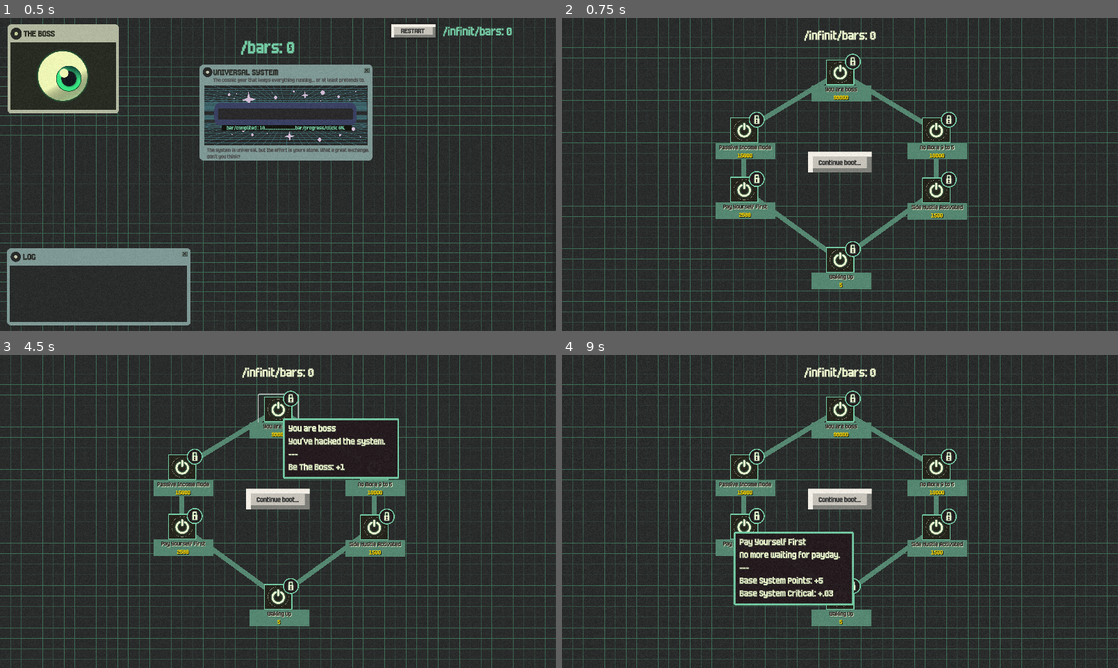
Above: before the commit, frames 1-4 (two rows, left to right).
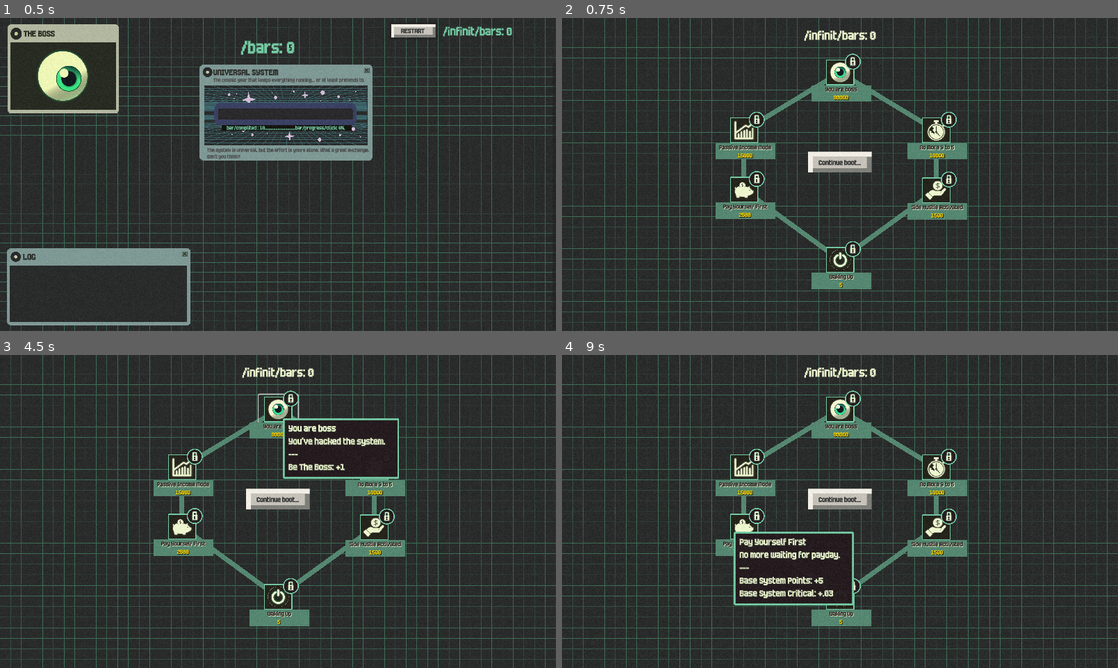
Above: after the commit, the same moments.

Repository: Dilumo/micro-clicker_game
Game: Godot game, scene res://Scenes/gameplay.tscn
The game is run twice, just before and just after one commit, with the same random seed, the same clock (stepped at 60 frames per second) and the same inputs. This scene is started directly instead of the project's main scene. Sound files missing from this copy of the repository are replaced by a short silence.
Inputs (mouse positions are in pixels of both pictures, inside the frame that each line leads up to):
- Up to frame 1 (0.5 s): no input
- Up to frame 2 (0.75 s): click "RESTART" at 0.5 s
- Up to frame 3 (4.5 s): click "Continue boot..." at 1.25 s; click "RESTART" at 2 s; click "Continue boot..." at 2.75 s; click "RESTART" at 3.5 s; click (278, 414) at 4.27 s
- Up to frame 4 (9 s): click (840, 414) at 5.02 s; click (840, 414) at 5.77 s; click "Continue boot..." at 6.5 s; click "RESTART" at 7.25 s; tap Enter at 8 s; move the mouse to (962, 495) at 8.02 s; tap Space at 8.75 s; move the mouse to (728, 527) at 8.77 s

Frame 1 is identical in both runs. In frame 2, 0.7% of the frame differs, in the area x 30-70%, y 14-59%; in frame 3, 0.5%; in frame 4, 0.7%.

Commit message:
new icons for reset upgrades

Diff:
--- a/Data/reset_upgrades/no_more.tres
+++ b/Data/reset_upgrades/no_more.tres
@@ -1,6 +1,6 @@
 [gd_resource type="Resource" script_class="ResetUpgradeData" load_steps=4 format=3 uid="uid://cp5rylo08tke1"]
 
-[ext_resource type="Texture2D" uid="uid://cnphy7rxp0u2" path="res://Assets/Sprites/rest_upgrades/upgrades/turn_on_conscience.png" id="1_y8b0u"]
+[ext_resource type="Texture2D" uid="uid://cof42ioycjatj" path="res://Assets/Sprites/rest_upgrades/upgrades/no_more.png" id="1_t2j26"]
 [ext_resource type="Script" path="res://Scripts/reset_upgrade_data.gd" id="2_88qq3"]
 [ext_resource type="Resource" uid="uid://sofvywxf1toi" path="res://Data/reset_upgrades/side_hustle_activated.tres" id="3_nbmer"]
 
@@ -9,7 +9,7 @@
 name = "No More 9 to 5"
 description = "You're done with the rat race!"
 cost = 10000
-icon = ExtResource("1_y8b0u")
+icon = ExtResource("1_t2j26")
 prerequisites = Array[ExtResource("2_88qq3")]([ExtResource("3_nbmer")])
 effects = Array[Dictionary]([{
 "type": "permanent_main_bar_speed",
--- a/Data/reset_upgrades/passive_income_mode.tres
+++ b/Data/reset_upgrades/passive_income_mode.tres
@@ -1,6 +1,6 @@
 [gd_resource type="Resource" script_class="ResetUpgradeData" load_steps=4 format=3 uid="uid://d0qacjox4byw1"]
 
-[ext_resource type="Texture2D" uid="uid://cnphy7rxp0u2" path="res://Assets/Sprites/rest_upgrades/upgrades/turn_on_conscience.png" id="1_mnbdm"]
+[ext_resource type="Texture2D" uid="uid://e4fl1ovh381y" path="res://Assets/Sprites/rest_upgrades/upgrades/passive_income_mode.png" id="1_o15tg"]
 [ext_resource type="Script" path="res://Scripts/reset_upgrade_data.gd" id="2_2j51k"]
 [ext_resource type="Resource" uid="uid://bqt25xvhwypvo" path="res://Data/reset_upgrades/pay_yourself_first.tres" id="3_3l0qd"]
 
@@ -9,7 +9,7 @@
 name = "Passive Income Mode"
 description = "Your money works for you."
 cost = 15000
-icon = ExtResource("1_mnbdm")
+icon = ExtResource("1_o15tg")
 prerequisites = Array[ExtResource("2_2j51k")]([ExtResource("3_3l0qd")])
 effects = Array[Dictionary]([{
 "type": "permanent_main_bar_points",
--- a/Data/reset_upgrades/pay_yourself_first.tres
+++ b/Data/reset_upgrades/pay_yourself_first.tres
@@ -1,6 +1,6 @@
 [gd_resource type="Resource" script_class="ResetUpgradeData" load_steps=4 format=3 uid="uid://bqt25xvhwypvo"]
 
-[ext_resource type="Texture2D" uid="uid://cnphy7rxp0u2" path="res://Assets/Sprites/rest_upgrades/upgrades/turn_on_conscience.png" id="1_m24je"]
+[ext_resource type="Texture2D" uid="uid://dif6kholgqxje" path="res://Assets/Sprites/rest_upgrades/upgrades/pay_youself_first.png" id="1_60hfu"]
 [ext_resource type="Script" path="res://Scripts/reset_upgrade_data.gd" id="2_3alqb"]
 [ext_resource type="Resource" uid="uid://gqk8xewl0vnd" path="res://Data/reset_upgrades/waking_up.tres" id="3_vk8gh"]
 
@@ -9,7 +9,7 @@
 name = "Pay Yourself First"
 description = "No more waiting for payday."
 cost = 2500
-icon = ExtResource("1_m24je")
+icon = ExtResource("1_60hfu")
 prerequisites = Array[ExtResource("2_3alqb")]([ExtResource("3_vk8gh")])
 effects = Array[Dictionary]([{
 "type": "permanent_main_bar_points",
--- a/Data/reset_upgrades/side_hustle_activated.tres
+++ b/Data/reset_upgrades/side_hustle_activated.tres
@@ -1,6 +1,6 @@
 [gd_resource type="Resource" script_class="ResetUpgradeData" load_steps=4 format=3 uid="uid://sofvywxf1toi"]
 
-[ext_resource type="Texture2D" uid="uid://cnphy7rxp0u2" path="res://Assets/Sprites/rest_upgrades/upgrades/turn_on_conscience.png" id="1_awh31"]
+[ext_resource type="Texture2D" uid="uid://bjropholffh37" path="res://Assets/Sprites/rest_upgrades/upgrades/side_hustle_activated.png" id="1_xwajd"]
 [ext_resource type="Script" path="res://Scripts/reset_upgrade_data.gd" id="2_sw4ib"]
 [ext_resource type="Resource" uid="uid://gqk8xewl0vnd" path="res://Data/reset_upgrades/waking_up.tres" id="3_e2gh6"]
 
@@ -9,7 +9,7 @@
 name = "Side Hustle Activated"
 description = "You got a little something on the side."
 cost = 1500
-icon = ExtResource("1_awh31")
+icon = ExtResource("1_xwajd")
 prerequisites = Array[ExtResource("2_sw4ib")]([ExtResource("3_e2gh6")])
 effects = Array[Dictionary]([{
 "type": "permanent_main_bar_speed",
--- a/Data/reset_upgrades/you_are_boss.tres
+++ b/Data/reset_upgrades/you_are_boss.tres
@@ -1,6 +1,6 @@
 [gd_resource type="Resource" script_class="ResetUpgradeData" load_steps=5 format=3 uid="uid://cr8cmvyp7ftj6"]
 
-[ext_resource type="Texture2D" uid="uid://cnphy7rxp0u2" path="res://Assets/Sprites/rest_upgrades/upgrades/turn_on_conscience.png" id="1_doh86"]
+[ext_resource type="Texture2D" uid="uid://d2p0ekrkk8chk" path="res://Assets/Sprites/rest_upgrades/upgrades/you_are_the_boss.png" id="1_6i1p5"]
 [ext_resource type="Script" path="res://Scripts/reset_upgrade_data.gd" id="3_6v0h7"]
 [ext_resource type="Resource" uid="uid://cp5rylo08tke1" path="res://Data/reset_upgrades/no_more.tres" id="3_845yh"]
 [ext_resource type="Resource" uid="uid://d0qacjox4byw1" path="res://Data/reset_upgrades/passive_income_mode.tres" id="4_ud6a3"]
@@ -10,7 +10,7 @@
 name = "You are boss"
 description = "You've hacked the system."
 cost = 80000
-icon = ExtResource("1_doh86")
+icon = ExtResource("1_6i1p5")
 prerequisites = Array[ExtResource("3_6v0h7")]([ExtResource("3_845yh"), ExtResource("4_ud6a3")])
 effects = Array[Dictionary]([{
 "type": "the_boss",
--- a/Scripts/LogSystem.gd
+++ b/Scripts/LogSystem.gd
@@ -37,7 +37,8 @@
 		var tween = create_tween()
 		tween.tween_property(message_instance, "modulate:a", 1, 0.5)
 
-		system_song.play()
+		if message_type != "boss":
+			system_song.play()
 
 		# Adiciona a nova mensagem ao container no início (topo)
 		log_container.call_deferred("add_child", message_instance)
--- a/Scripts/base_boss.gd
+++ b/Scripts/base_boss.gd
@@ -22,10 +22,9 @@
 var initial_iris_position: Vector2  # Posição inicial da íris
 
 func _ready():
-	# Salva as posições iniciais do olho e da íris
+	randomize()  # Define uma semente aleatória para o gerador de números
 	initial_eye_position = eye_base.global_position
 	initial_iris_position = iris.global_position
-	# Define o primeiro tempo de pausa aleatório
 	next_pause_time = randf_range(stop_interval_min, stop_interval_max)
 
 func _process(delta):
@@ -78,8 +77,10 @@
 
 	# Envia a notificação com uma mensagem aleatória (se houver mensagens configuradas)
 	if messages.size() > 0:
-		var message = messages[randi() % messages.size()]
+		var index = randi_range(0, messages.size() - 1)
+		var message = messages[index]
 		NotificationSystem.notify("The Boss", message, "boss")
+
 
 	# Espera um tempo e volta ao normal
 	await get_tree().create_timer(shake_duration + 0.5).timeout
--- a/icon.svg
+++ /dev/null
@@ -1 +0,0 @@
-<svg xmlns="http://www.w3.org/2000/svg" width="128" height="128"><rect width="124" height="124" x="2" y="2" fill="#363d52" stroke="#212532" stroke-width="4" rx="14"/><g fill="#fff" transform="translate(12.322 12.322)scale(.101)"><path d="M105 673v33q407 354 814 0v-33z"/><path fill="#478cbf" d="m105 673 152 14q12 1 15 14l4 67 132 10 8-61q2-11 15-15h162q13 4 15 15l8 61 132-10 4-67q3-13 15-14l152-14V427q30-39 56-81-35-59-83-108-43 20-82 47-40-37-88-64 7-51 8-102-59-28-123-42-26 43-46 89-49-7-98 0-20-46-46-89-64 14-123 42 1 51 8 102-48 27-88 64-39-27-82-47-48 49-83 108 26 42 56 81zm0 33v39c0 276 813 276 814 0v-39l-134 12-5 69q-2 10-14 13l-162 11q-12 0-16-11l-10-65H446l-10 65q-4 11-16 11l-162-11q-12-3-14-13l-5-69z"/><path d="M483 600c0 34 58 34 58 0v-86c0-34-58-34-58 0z"/><circle cx="725" cy="526" r="90"/><circle cx="299" cy="526" r="90"/></g><g fill="#414042" transform="translate(12.322 12.322)scale(.101)"><circle cx="307" cy="532" r="60"/><circle cx="717" cy="532" r="60"/></g></svg>
--- a/project.godot
+++ b/project.godot
@@ -13,7 +13,7 @@
 config/name="micro-clicker"
 run/main_scene="res://Scenes/logo_screen.tscn"
 config/features=PackedStringArray("4.3", "Forward Plus")
-config/icon="res://icon.svg"
+config/icon="res://icon.png"
 
 [autoload]
 
Binary file added: Assets/Sprites/rest_upgrades/upgrades/no_more.png
Not shown, added: Assets/Sprites/rest_upgrades/upgrades/no_more.png.import
Binary file added: Assets/Sprites/rest_upgrades/upgrades/passive_income_mode.png
Not shown, added: Assets/Sprites/rest_upgrades/upgrades/passive_income_mode.png.import
Binary file added: Assets/Sprites/rest_upgrades/upgrades/pay_youself_first.png
Not shown, added: Assets/Sprites/rest_upgrades/upgrades/pay_youself_first.png.import
Binary file added: Assets/Sprites/rest_upgrades/upgrades/side_hustle_activated.png
Not shown, changed: Assets/Sprites/rest_upgrades/upgrades/side_hustle_activated.png.import
Binary file added: Assets/Sprites/rest_upgrades/upgrades/you_are_the_boss.png
Not shown, added: Assets/Sprites/rest_upgrades/upgrades/you_are_the_boss.png.import
Binary file added: icon.png
Not shown, added: icon.png.import
